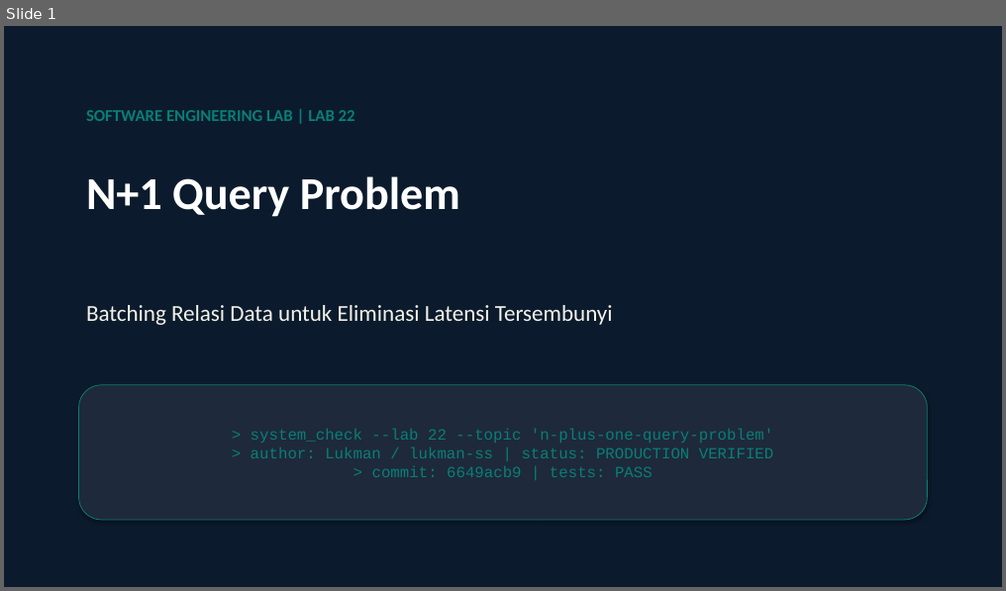
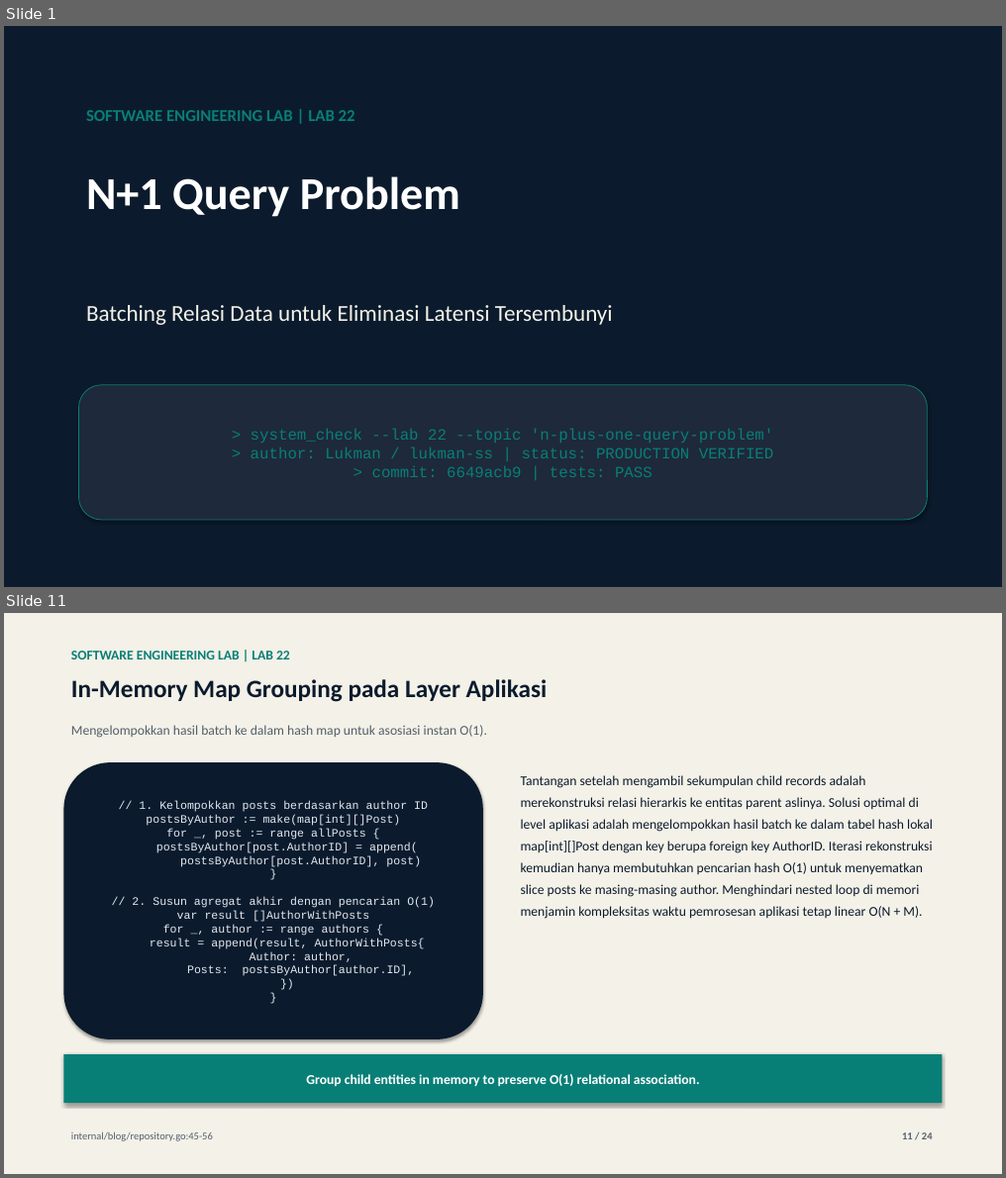
Before and after one commit to lukman-ss/software-engineering-lab, a slide deck: labs/22-n-plus-one-query-problem/result/linkedin/lab-22-n-plus-one-query-problem-carousel.pptx. Shown one above the other, each under a label of ours: slide 1 before the commit, slides 1 and 11 after it; the slides between them are not shown. The pictures are 1006x591 and 1006x1178 pixels, drawn with LibreOffice and Linux fonts; fonts in the diff are those of the drawing. Boxes give left, top, right and bottom in pixels: in the first picture for what was removed or moved away, otherwise in the second. Text is boxed around its words. In the diff, an @@ line names an element or a change of style, - is before the commit and + after.

```diff
--- a/labs/22-n-plus-one-query-problem/result/linkedin/lab-22-n-plus-one-query-problem-carousel.pptx
+++ b/labs/22-n-plus-one-query-problem/result/linkedin/lab-22-n-plus-one-query-problem-carousel.pptx
@@ slide 11 added at <box>4,613,1002,1174</box>, background #FFFFFF @@
@@ rectangle added at <box>4,613,1002,1174</box>, fill #F4F1E8 @@
@@ text added at <box>71,651,290,660</box>, 13 pt, text #087F76, bold @@
+SOFTWARE ENGINEERING LAB | LAB 22
@@ text added at <box>71,679,548,702</box>, 24 pt, text #0B1B2D, bold @@
+In-Memory Map Grouping pada Layer Aplikasi
@@ text added at <box>71,725,487,738</box>, 13 pt, text #52606B @@
+Mengelompokkan hasil batch ke dalam hash map untuk asosiasi instan O(1).
@@ rounded rectangle added at <box>63,762,483,1040</box>, fill #0B1B2D, 11 pt, text #E2E8F0 @@
+// 1. Kelompokkan posts berdasarkan author ID
+postsByAuthor := make(map[int][]Post)
+for _, post := range allPosts {
+postsByAuthor[post.AuthorID] = append(
+postsByAuthor[post.AuthorID], post)
+}
+// 2. Susun agregat akhir dengan pencarian O(1)
+var result []AuthorWithPosts
+for _, author := range authors {
+result = append(result, AuthorWithPosts{
+Author: author,
+Posts: postsByAuthor[author.ID],
+})
+}
@@ text added at <box>521,775,933,919</box>, 13 pt, text #0B1B2D @@
+Tantangan setelah mengambil sekumpulan child records adalah merekonstruksi relasi hierarkis ke entitas parent aslinya. Solusi optimal di level aplikasi adalah mengelompokkan hasil batch ke dalam tabel hash lokal map[int][]Post dengan key berupa foreign key AuthorID. Iterasi rekonstruksi kemudian hanya membutuhkan pencarian hash O(1) untuk menyematkan slice posts ke masing-masing author. Menghindari nested loop di memori menjamin kompleksitas waktu pemrosesan aplikasi tetap linear O(N + M).
@@ rectangle added at <box>63,1055,943,1103</box>, fill #087F76, 13 pt, text #FFFFFF, bold @@
+Group child entities in memory to preserve O(1) relational association.
@@ text added at <box>71,1132,213,1142</box>, 10 pt, text #52606B @@
+internal/blog/repository.go:45-56
@@ text added at <box>902,1133,933,1140</box>, 10 pt, text #52606B, bold @@
+11 / 24
```
Also in this commit, not shown: 22 other slides added, 23 slides removed, 9 other files.
